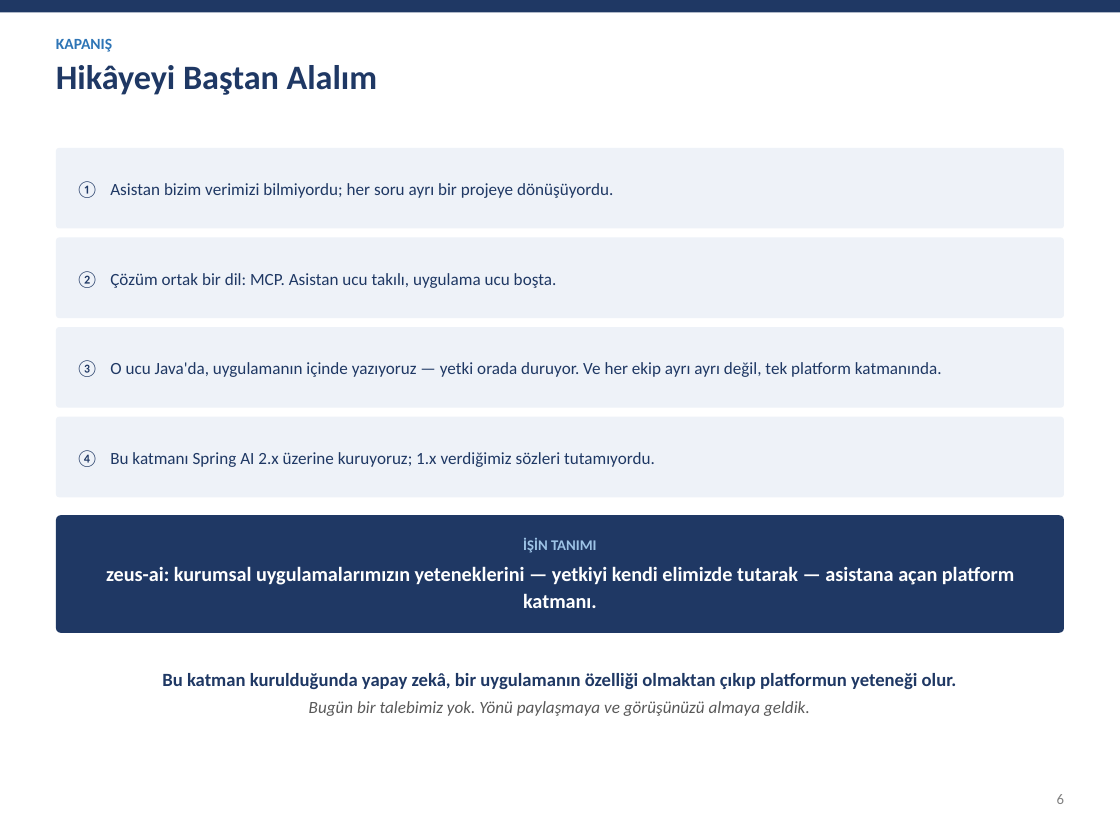
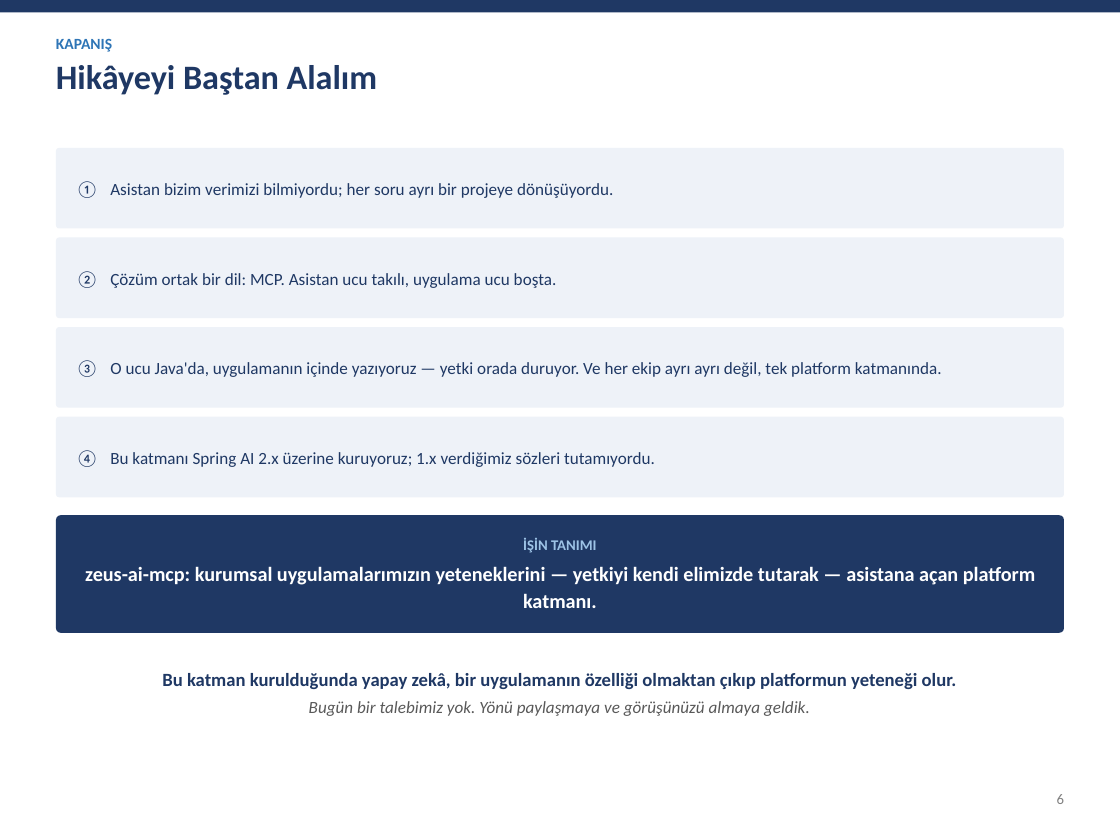
Before and after one commit to zeuseng25/zeus-fw, a slide deck: slide 6 of sunum/mcp-server-stratejisi.pptx. Drawn at 1120x840 pixels with LibreOffice and Linux fonts; fonts in the diff are those of the drawing. Boxes give left, top, right and bottom in pixels: in the first picture for what was removed or moved away, otherwise in the second. Text is boxed around its words. In the diff, an @@ line names an element or a change of style, - is before the commit and + after.

Commit message:
Sunum: gerçekleşen tasarıma göre iki bayat nokta düzeltildi
Sunum Ağustos 2026'da "kuracağımız bu" diye anlatılmıştı; uygulama farklı iki
noktada sunumdan ayrıldı ve doküman 23 bunu "sunum güncellenmeli" diye
işaretlemişti.

1) Modül adı: MCP, zeus-ai'nin İÇİNDE değil ayrı zeus-ai-mcp modülünde.
   Gerekçe: MCP bir ağ ucu yayınlar; bu "LLM'e soru sormak" ile aynı opt-in
   olmamalı. Slayt 4 (başlık + 1. adım) ve slayt 6 (İŞİN TANIMI) güncellendi.

2) Anotasyon: @McpTool değil, zaten süreç içi tool için kullanılan @Tool/@ToolParam
   yeniden kullanıldı — uygulama koduna ikinci bir Spring AI import istisnası
   açılmadı. Yayınlanacaklar ayrıca ZeusMcpTools.of(...) ile bildirildiği için
   slayt 4'ün 2. adımı "İşaretler ve yayınlar" oldu.

Konuşmacı notlarındaki aynı iki ifade de düzeltildi (slayt 3, 5, 6).

Anlatı ve zaman kipi KASITLI olarak değiştirilmedi: bu deck o toplantının kaydı.
"Bugün bir talebimiz yok" kapanışı da olduğu gibi duruyor. Düzeltilen yalnızca,
bugün referans olarak okunduğunda yanlış yönlendirecek OLGULAR.

QA: validate.py (--original ile) temiz; slayt 4 ve 6 render edilip taşma/düzen
kontrol edildi.

```diff
--- a/sunum/mcp-server-stratejisi.pptx
+++ b/sunum/mcp-server-stratejisi.pptx
@@ text in rounded rectangle at bbox=[85, 566, 1035, 608]: text changed @@
-zeus-ai: kurumsal uygulamalarımızın yeteneklerini — yetkiyi kendi elimizde tutarak — asistana açan platform katmanı.
+zeus-ai-mcp: kurumsal uygulamalarımızın yeteneklerini — yetkiyi kendi elimizde tutarak — asistana açan platform katmanı.
```
Also in this commit, not shown: 1 other slide changed.
